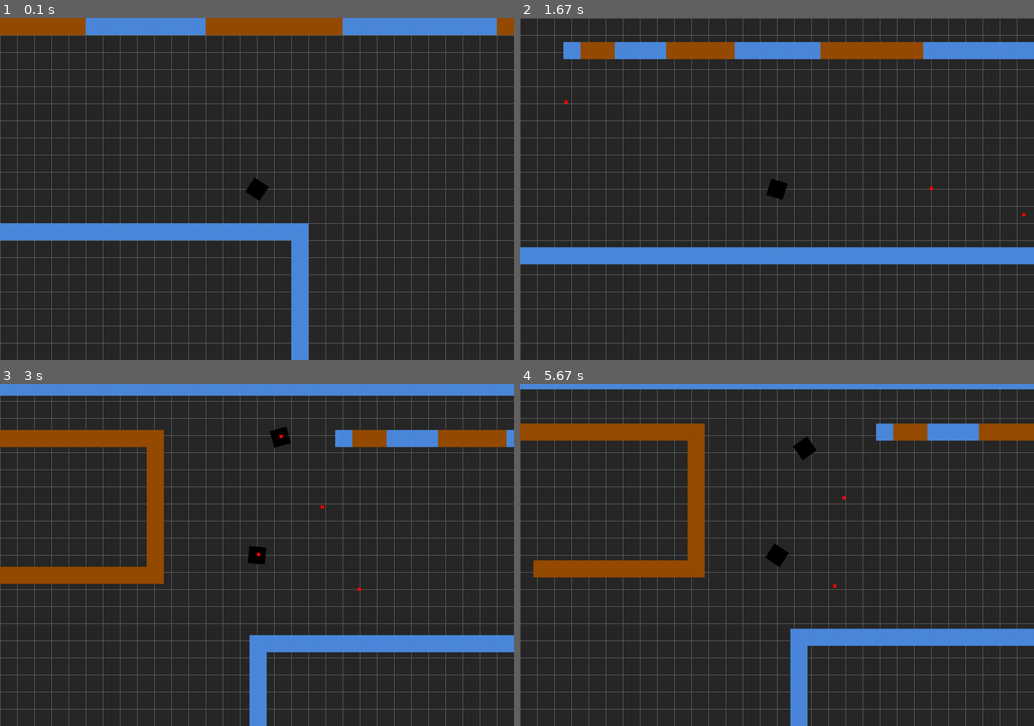
Above: before the commit, frames 1-4 (two rows, left to right).
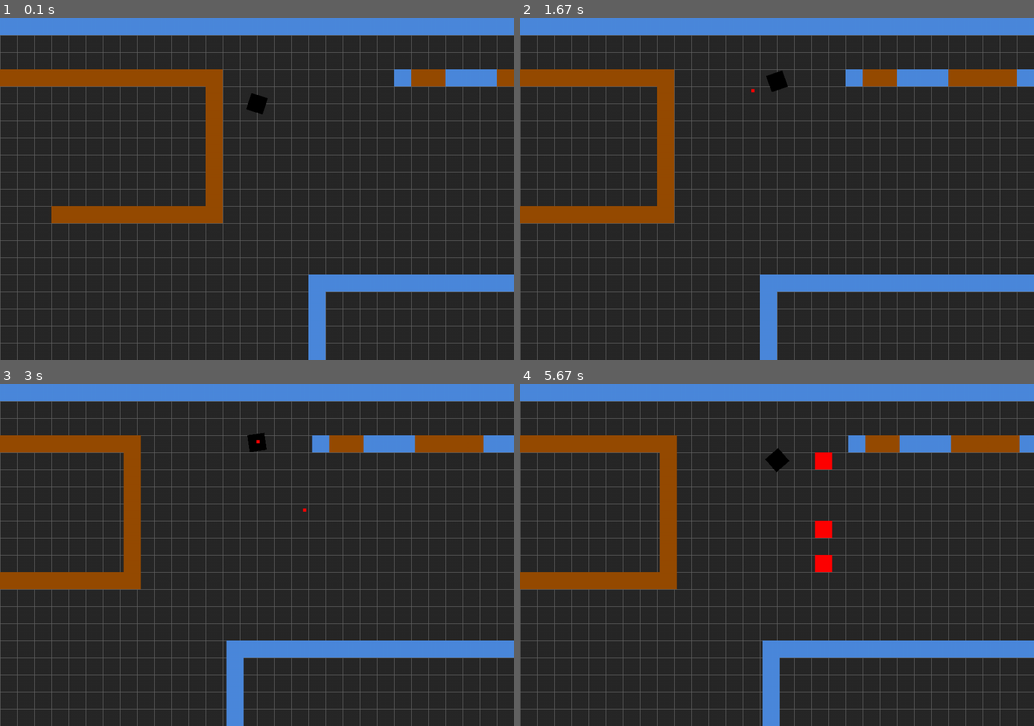
Above: after the commit, the same moments.

Repository: kangshwan/coop_pygame
Game: pygame game, started from main.py
Same seed, same stepped clock (60 frames per second), same inputs: the game is played once before the commit and once after it.
Inputs (mouse positions are in pixels of both pictures, inside the frame that each line leads up to):
- Up to frame 1 (0.1 s): no input
- Up to frame 2 (1.67 s): click (777, 189) at 0.38 s; hold D 0.67-1.13 s; click (941, 178) at 0.75 s; hold W 1.17-1.47 s; click (653, 192) at 1.25 s; hold D from 1.5 s (still down); click (617, 137) at 1.58 s
- Up to frame 3 (3 s): release D at 1.97 s; hold A 2-2.53 s; click (334, 435) at 2.08 s; hold S 2.57-2.87 s; click (318, 585) at 2.65 s; hold A from 2.9 s (still down); click (267, 438) at 2.98 s
- Up to frame 4 (5.67 s): release A at 3.3 s; hold W 3.33-3.7 s; click (591, 544) at 3.42 s; hold D 3.73-4.37 s; click (751, 643) at 3.82 s; hold S 4.4-4.77 s; click (777, 596) at 4.48 s; hold A 4.8-5.27 s; click (761, 496) at 4.88 s; hold D from 5.3 s (still down); click (972, 684) at 5.38 s

The runs differ from the first frame. In frame 1, 16% of the frame differs, in the area x 0-100%, y 0-100%; in frame 2, 25%; in frame 3, 12%; in frame 4, 19%.

Commit message:
made 'enemies' spawn in specific time

Diff:
--- a/main.py
+++ b/main.py
@@ -61,6 +61,7 @@
         self.enemys = pg.sprite.Group()
         self.feeds = pg.sprite.Group()
         self.feed_pos = []
+        self.enemy_pos = []
 
         #draw map in here / 여기서부터 맵을 그림.
         for row, tiles in enumerate(self.map.data):
@@ -75,7 +76,8 @@
                 if tile == 'I':
                     self.feed_pos.append((col,row))
                 if tile == 'E':
-                    self.enemy_pos = (col,row)
+                    self.enemy_pos.append((col,row))
+                    #enemy_pos에 col,row 저장. 추후 feed처럼 append하여 생성하면 좋아보임.
         self.camera = Camera(self.map.width, self.map.height)
         # make Camera class / 카메라 객체 생성
 
@@ -94,21 +96,22 @@
         #    threading.Timer(3, item_box).start()
         #item_box()
 
-
-
-
-
         self.start_tick = pg.time.get_ticks()
 
         self.run()
+
     def update(self):
         self.now = pg.time.get_ticks()
         # game loop update
         self.all_sprites.update()
         self.camera.update(self.player)
+
+        #update에서 Enemy 생성
         if self.now - self.enemy_spawned > 3000:
-            Enemy(self, self.enemy_pos[0], self.enemy_pos[1], RED)
-            self.enemy_spawned = self.now
+            for e_position in self.enemy_pos:
+                #3초마다 해당 장소에서 생성. 추후 enemy_pos를 list로 쓸경우 for문 안에넣고 index들로 접근해서 생성하면 될듯.
+                Enemy(self, e_position[0], e_position[1], RED)
+                self.enemy_spawned = self.now
 
         self.second = ((pg.time.get_ticks() - self.start_tick)/1000)
         #hits -> used sprite collide method, (x, y, default boolean) collision check
--- a/map/map2.txt
+++ b/map/map2.txt
@@ -6,12 +6,12 @@
 1..........2........................2..P................................................................1
 1..........2........................2.............E.....................................................1
 1..........2........................2.....................T.............CAR.............................1
-1..........2........................2.....................R.............................................1
+1..........2........................2.............E.......R.............................................1
 1..........2........................2...................................................................1
-1..........2I......................I2...................................................................1
-1..........2222222222......2222222222............................................E...E..................1
+1..........2I......................I2.............E.....................................................1
+1..........2222222222......2222222222...................................................................1
 1.......................................................................................................1
-1.............................................................................P.........................1
+1.......................................................................................................1
 1.......................................................................................................1
 1.........................................111111111111111111111111111111111111111.......................1
 1.........................................1.....................................1.......................1
